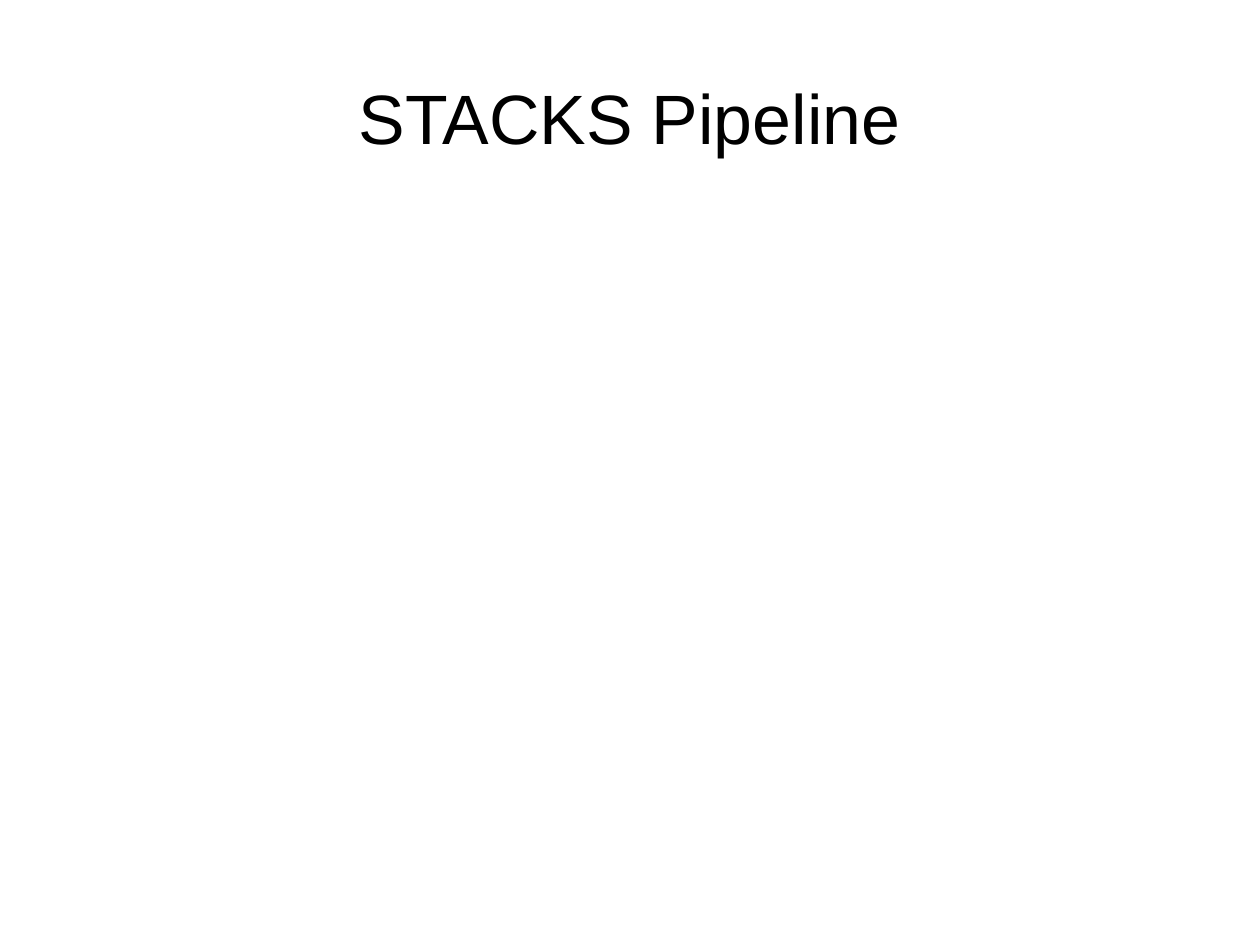
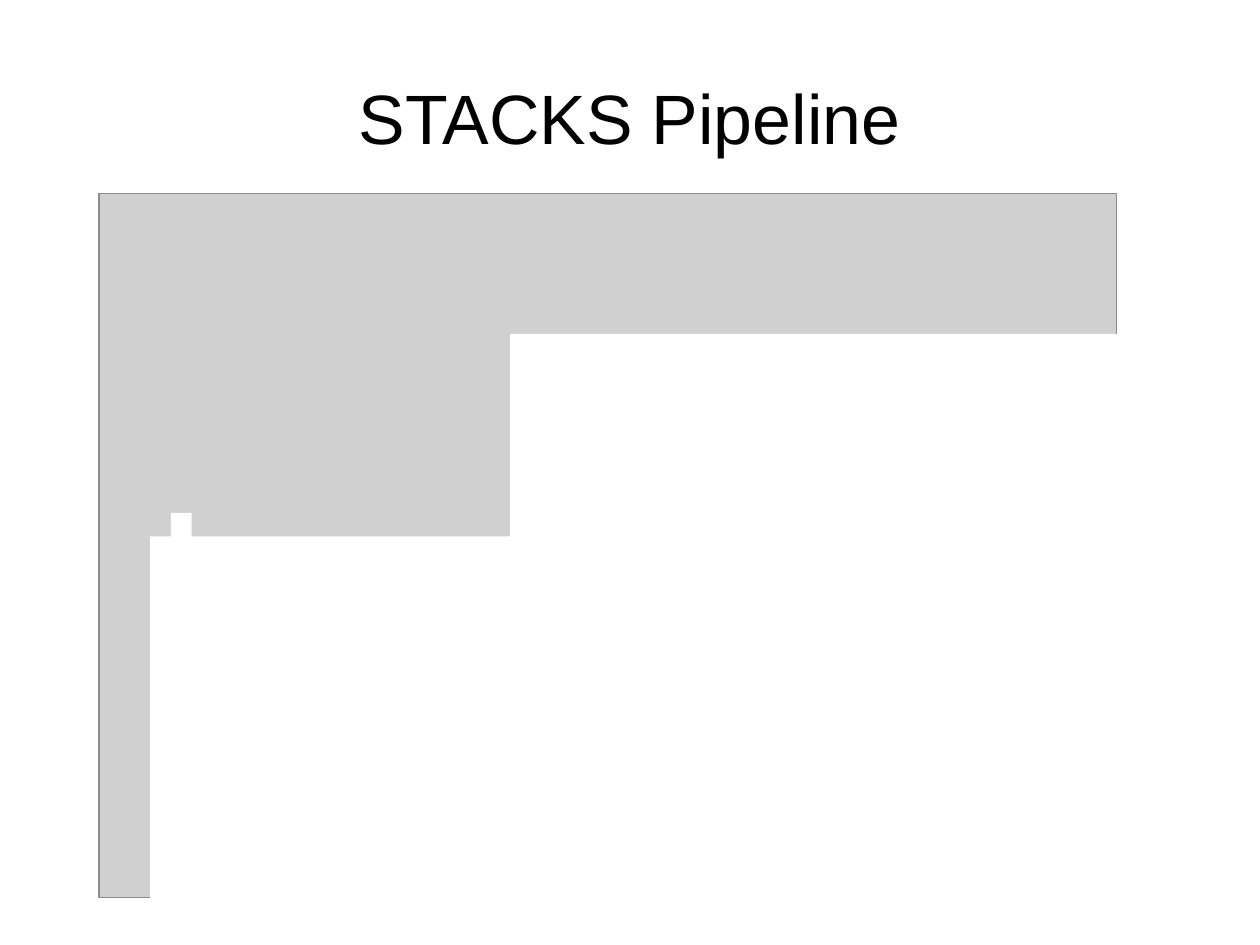
Before and after one commit to cmdoret/master_archive, a slide deck: slide 11 of reports/presentations/lab_meeting_20170712/lab_meeting_20170712.odp (slide 10 before the commit). Drawn at 1260x945 pixels with LibreOffice and Linux fonts; fonts in the diff are those of the drawing; grey boxes stand for pictures. Boxes give left, top, right and bottom in pixels: in the first picture for what was removed or moved away, otherwise in the second. Text is boxed around its words. In the diff, an @@ line names an element or a change of style, - is before the commit and + after.

```diff
--- a/reports/presentations/lab_meeting_20170712/lab_meeting_20170712.odp
+++ b/reports/presentations/lab_meeting_20170712/lab_meeting_20170712.odp
@@ picture added at (99, 193, 1118, 898) @@
@@ rectangle added at (510, 334, 1151, 927), fill #FFFFFF @@
@@ rectangle added at (150, 536, 656, 927), fill #FFFFFF @@
@@ rectangle added at (172, 513, 192, 541), fill #FFFFFF @@
```
Also in this commit, not shown: 4 other slides changed, 6 slides added, 5 other files.
